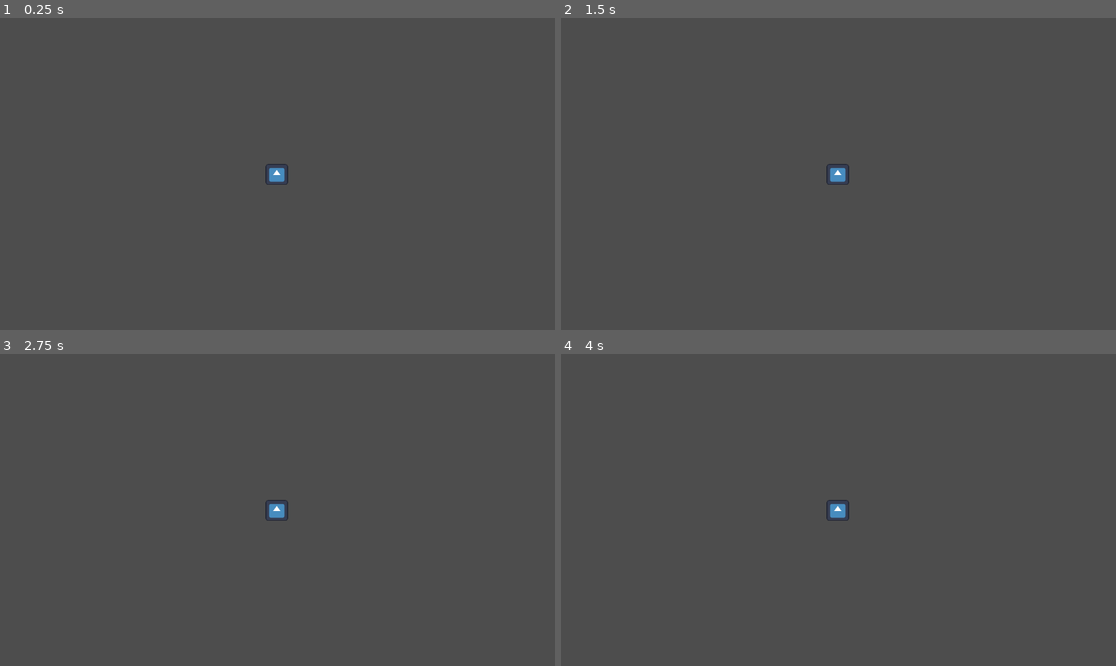
Above: before the commit, frames 1-4 (two rows, left to right).
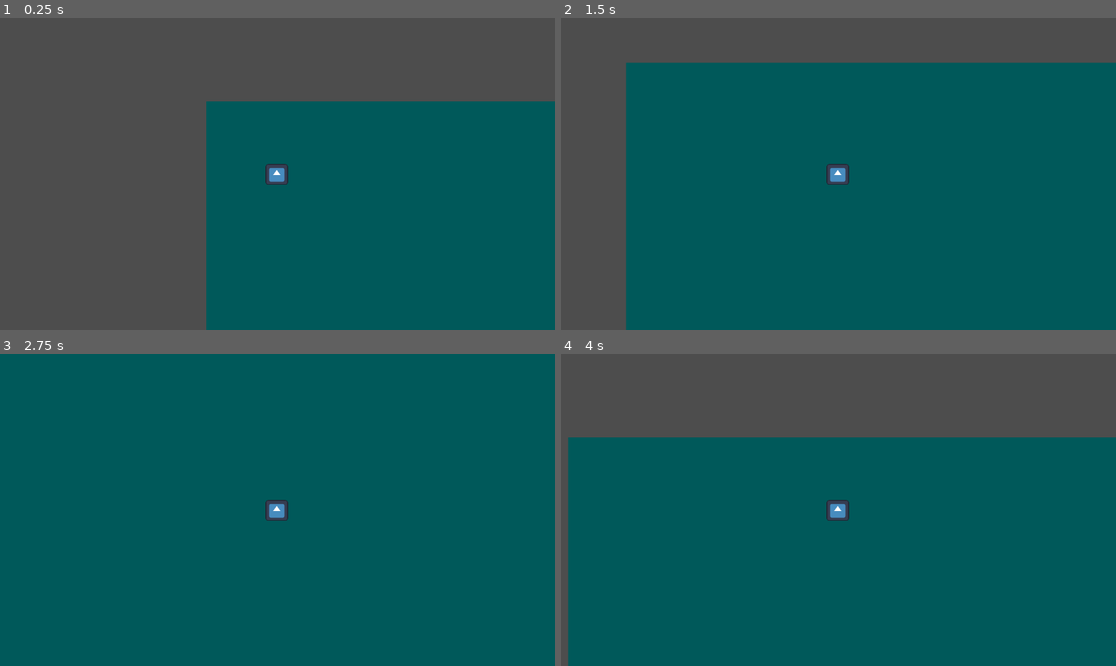
Above: after the commit, the same moments.

Repository: Gorgun-North/project-x
Game: Godot game, scene res://scenes/level_scenes/root.tscn
Two runs of this game, one before a commit and one after it. Both use one fixed random seed, a clock stepped at 60 frames per second and the inputs below. The engine's default icon, where the game draws it, is replaced by a stand-in: a white triangle on a blue panel in a dark square.
Inputs:
- Up to frame 1 (0.25 s): no input
- Up to frame 2 (1.5 s): tap Enter at 0.5 s; hold D (WASD_RIGHT) 0.53-1.28 s; hold S (WASD_DOWN) from 1.28 s (still down)
- Up to frame 3 (2.75 s): tap Space at 2 s; release S (WASD_DOWN) at 2.03 s; hold D (WASD_RIGHT) from 2.03 s (still down)
- Up to frame 4 (4 s): tap Enter at 2.75 s; release D (WASD_RIGHT) at 2.78 s; hold W (WASD_UP) 2.78-3.53 s; hold A (WASD_LEFT) from 3.53 s (still down)

The runs differ from the first frame. In frame 1, 46% of the frame differs, in the area x 37-100%, y 26-100%; in frame 2, 75%; in frame 3, 100%, in the area x 0-100%, y 0-100%; in frame 4, 72%.

Commit message:
completed new player scene, adding enemy in next push

Diff:
--- a/scenes/level_scenes/root.tscn
+++ b/scenes/level_scenes/root.tscn
@@ -11,6 +11,9 @@
 size = Vector2(3335, 20)
 
 [node name="root" type="Node2D"]
+
+[node name="Player" parent="." instance=ExtResource("1_xcykd")]
+position = Vector2(295, 302)
 
 [node name="StaticBody2D" type="StaticBody2D" parent="."]
 physics_material_override = SubResource("PhysicsMaterial_bypkh")
@@ -28,9 +31,6 @@
 shape = SubResource("RectangleShape2D_mugcj")
 debug_color = Color(0.877567, 1.80009e-05, 0.599327, 0.42)
 
-[node name="Player" parent="StaticBody2D/StaticBody2D" instance=ExtResource("1_xcykd")]
-position = Vector2(295, 302)
-
 [node name="StaticBody2D2" type="StaticBody2D" parent="."]
 
 [node name="CollisionShape2D" type="CollisionShape2D" parent="StaticBody2D2"]
@@ -44,3 +44,9 @@
 position = Vector2(1658, 1620)
 shape = SubResource("RectangleShape2D_bypkh")
 debug_color = Color(0.878431, 0, 0.6, 0.419608)
+
+[node name="floor" type="ColorRect" parent="."]
+z_index = -95
+offset_right = 3329.0
+offset_bottom = 1632.0
+color = Color(0, 0.350197, 0.353548, 1)
--- a/scripts/player_scripts/player_state_controller.gd
+++ b/scripts/player_scripts/player_state_controller.gd
@@ -25,7 +25,6 @@
 		current_state.Physics_Update(delta)
 
 	characterbody.move_and_slide()
-	print(characterbody.velocity, " : ", current_state)
 
 func _process(delta: float) -> void:
 	if current_state:
